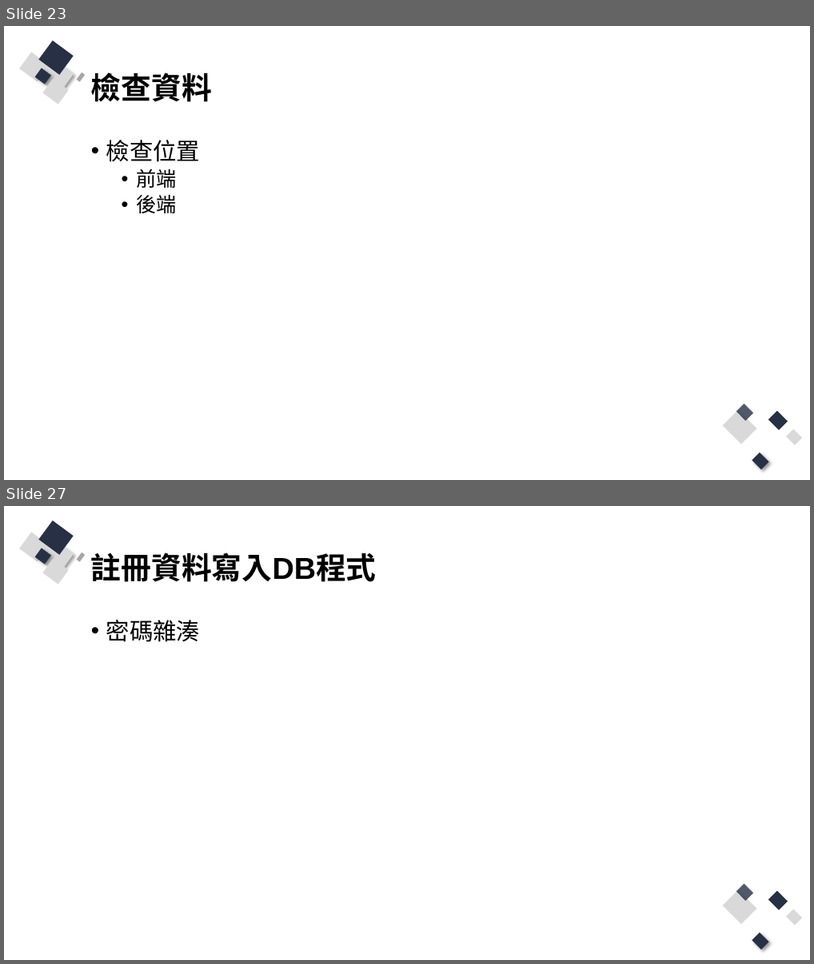
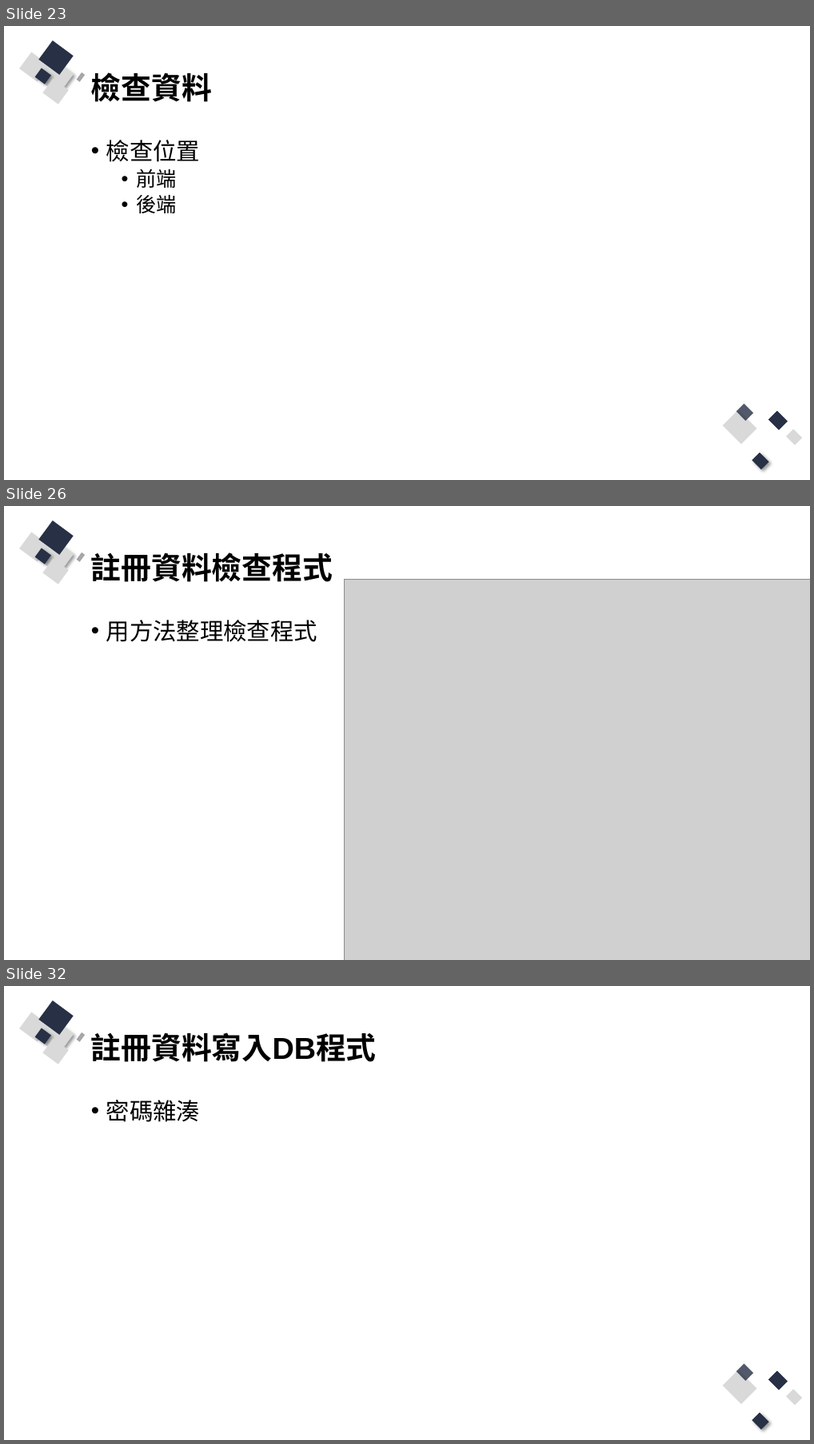
Before and after one commit to Q81JIAXIONG/-, a slide deck: 投影片/4.實作-帳號註冊、登入網頁.pptx. Shown one above the other, each under a label of ours: slides 23 and 27 before the commit, slides 23, 26 and 32 after it; the slides between them are not shown. The pictures are 814x964 and 814x1444 pixels, drawn with LibreOffice and Linux fonts; fonts in the diff are those of the drawing; grey boxes stand for pictures. Boxes give left, top, right and bottom in pixels: in the first picture for what was removed or moved away, otherwise in the second. Text is boxed around its words. In the diff, an @@ line names an element or a change of style, - is before the commit and + after.

Commit message:
準備註冊範例

```diff
--- a/投影片/4.實作-帳號註冊、登入網頁.pptx
+++ b/投影片/4.實作-帳號註冊、登入網頁.pptx
@@ slide 26 added at [4,506,810,960], background #FFFFFF; not listed: 9 template elements that a slide beside it also shows @@
@@ title added at [91,552,333,582], 36 pt, text #000000, bold @@
+註冊資料檢查程式
@@ picture added at [345,579,810,960] @@
@@ text added at [106,620,318,642], 28 pt, text #000000 @@
+• 用方法整理檢查程式
@@ what was slide 27 is now slide 32 @@
```
Also in this commit, not shown: 4 slides changed, 4 other slides added, 7 other files.
